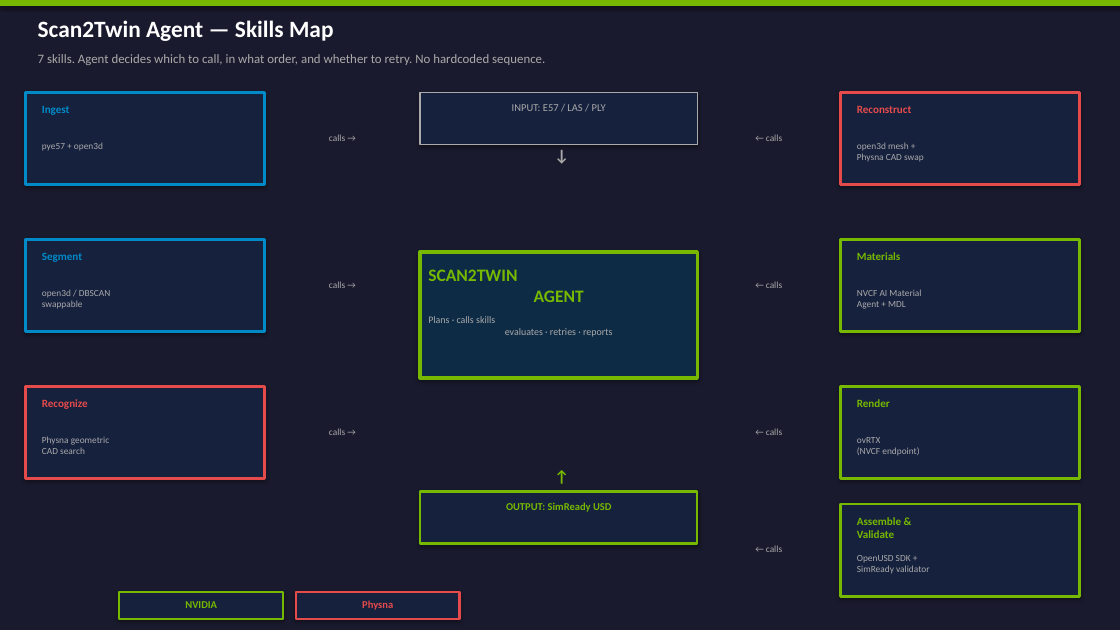
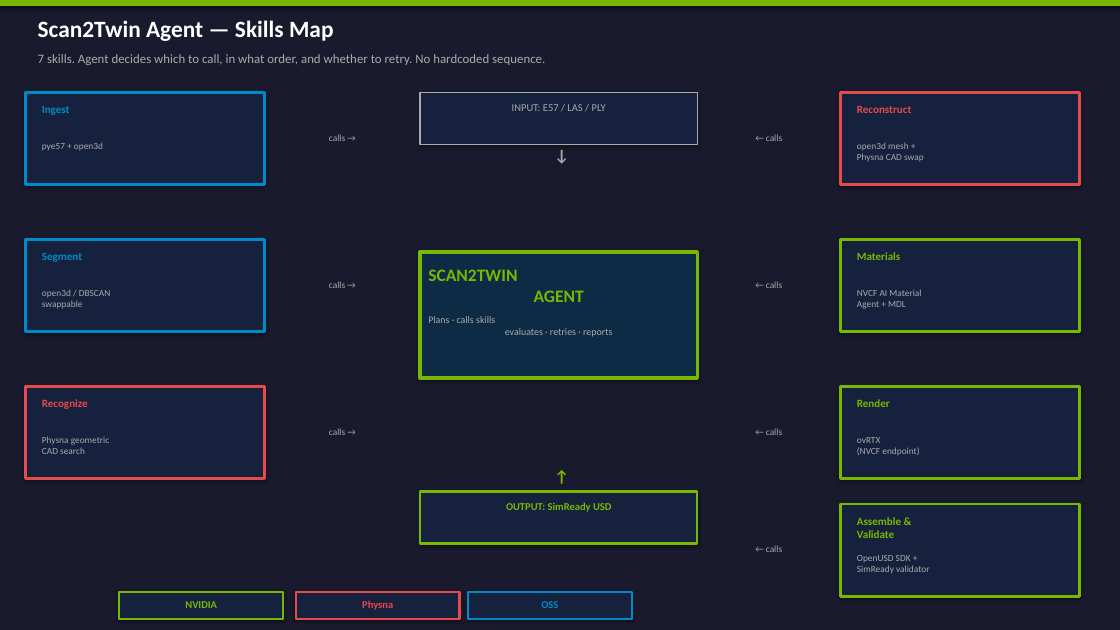
Before and after one commit to Mpgeyer/Agent-ready-dashboard, a slide deck: slide 3 of scan2twin-architecture-v3.pptx. Drawn at 1120x630 pixels with LibreOffice and Linux fonts; fonts in the diff are those of the drawing. Boxes give left, top, right and bottom in pixels: in the first picture for what was removed or moved away, otherwise in the second. Text is boxed around its words. In the diff, an @@ line names an element or a change of style, - is before the commit and + after.

Commit message:
v3: slide3 OSS legend, slide5 orange skill swap callout restored

```diff
--- a/scan2twin-architecture-v3.pptx
+++ b/scan2twin-architecture-v3.pptx
@@ rectangle added at [468, 592, 632, 619], fill #16213E, outline #008AC8 2 pt @@
@@ text added at [541, 601, 558, 608], 9 pt, text #008AC8, bold @@
+OSS
```
Also in this commit, not shown: 1 other slide changed.
